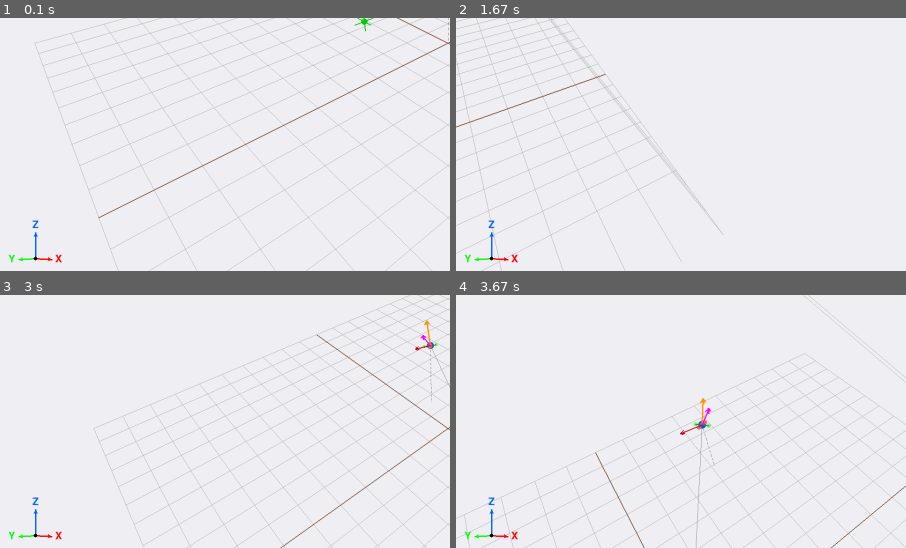
Above: before the commit, frames 1-4 (two rows, left to right).
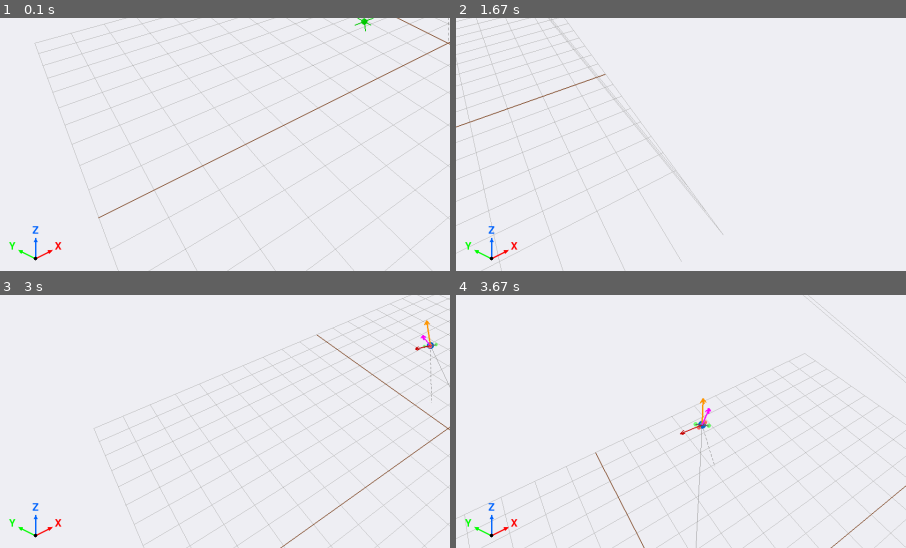
Above: after the commit, the same moments.

Repository: HansDampf37/DroneControl
Game: pygame game, started from examples/demo_pygame_renderer.py
The game is run twice, just before and just after one commit, with the same random seed, the same clock (stepped at 60 frames per second) and the same inputs.
Inputs (mouse positions are % of the whole screen's width and height, from its top left):
- Up to frame 1 (0.1 s): no input
- Up to frame 2 (1.67 s): hold D 0.33-0.8 s; move the mouse to (46, 55) at 0.37 s; hold W 0.83-1.13 s; hold D 1.17-1.63 s; tap Space at 1.23, 1.53 s
- Up to frame 3 (3 s): hold A 1.67-2.2 s; tap Space at 1.73, 2.03, 2.3, 2.63, 2.93 s; hold S 2.23-2.53 s; tap Shift at 2.38 s; hold A 2.57-2.97 s; tap Right Shift at 2.72 s
- Up to frame 4 (3.67 s): hold W 3-3.37 s; tap Space at 3.07, 3.47 s; hold D from 3.4 s (still down); tap Shift at 3.55 s
The pictures show only the part of the screen within x 0-50%, y 45-95%; the shares and areas given below are measured in that part.

The runs differ from the first frame. In frame 1, 0.3% of the frame differs, in the area x 1-14%, y 79-97%; in frame 2, 0.3%; in frame 3, 0.3%; in frame 4, 0.3%.

Commit message:
Refactor camera axis rotation and projection in Pygame renderer; simplify calculations and improve depth sorting

Diff:
--- a/src/drone_env/renderer_pygame.py
+++ b/src/drone_env/renderer_pygame.py
@@ -599,56 +599,40 @@
         y_axis = np.array([0, 1, 0])
         z_axis = np.array([0, 0, 1])
 
-        # Apply camera rotation to axes
-        angle_h_rad = np.deg2rad(self.camera_angle_h)
-        angle_v_rad = np.deg2rad(self.camera_angle_v)
-
-        def rotate_axis(axis):
-            # Rotate around Z axis
-            x_rot = axis[0] * np.cos(angle_h_rad) - axis[1] * np.sin(angle_h_rad)
-            y_rot = axis[0] * np.sin(angle_h_rad) + axis[1] * np.cos(angle_h_rad)
-            z_rot = axis[2]
-
-            # Rotate around X axis
-            y_final = y_rot * np.cos(angle_v_rad) - z_rot * np.sin(angle_v_rad)
-            z_final = y_rot * np.sin(angle_v_rad) + z_rot * np.cos(angle_v_rad)
-
-            return np.array([x_rot, y_final, z_final])
-
-        # Rotate axes
-        x_rotated = rotate_axis(x_axis)
-        y_rotated = rotate_axis(y_axis)
-        z_rotated = rotate_axis(z_axis)
-
-        # Project to 2D (simple orthographic for the indicator)
+        # Get camera basis vectors (these are already correctly oriented)
+        forward, right, up = self._get_camera_vectors()
+
         def project_axis(axis_3d):
+            # Project axis onto camera's right and up vectors (ignoring forward/depth)
+            x_component = np.dot(axis_3d, right)
+            y_component = np.dot(axis_3d, up)
+
             return (
-                int(origin_x + axis_3d[0] * axis_length),
-                int(origin_y - axis_3d[2] * axis_length - axis_3d[1] * axis_length * 0.5)
+                int(origin_x + x_component * axis_length),
+                int(origin_y - y_component * axis_length)
             )
 
-        x_2d = project_axis(x_rotated)
-        y_2d = project_axis(y_rotated)
-        z_2d = project_axis(z_rotated)
-
+        x_2d = project_axis(x_axis)
+        y_2d = project_axis(y_axis)
+        z_2d = project_axis(z_axis)
 
         # Draw axes with labels (draw in order of depth for proper occlusion)
         axes_data = [
-            (x_rotated, x_2d, (255, 0, 0), 'X'),    # Red
-            (y_rotated, y_2d, (0, 255, 0), 'Y'),    # Green
-            (z_rotated, z_2d, (0, 100, 255), 'Z')   # Blue
+            (np.dot(x_axis, forward), x_2d, (255, 0, 0), 'X'),    # Red
+            (np.dot(y_axis, forward), y_2d, (0, 255, 0), 'Y'),    # Green
+            (np.dot(z_axis, forward), z_2d, (0, 100, 255), 'Z')   # Blue
         ]
 
-        # Sort by depth (y component after rotation, negative = further)
-        axes_data.sort(key=lambda a: a[0][1])
+        # Sort by depth (higher forward component = further from camera)
+        axes_data.sort(key=lambda a: a[0])
 
         # Draw axes
-        for axis_3d, axis_2d, color, label in axes_data:
+        for depth, axis_2d, color, label in axes_data:
             # Draw axis line
             pygame.draw.line(self.screen, color, (origin_x, origin_y), axis_2d, 3)
 
             # Draw arrowhead
-            direction = np.array([axis_2d[0] - origin_x, axis_2d[1] - origin_y])
+            direction = np.array([axis_2d[0] - origin_x, axis_2d[1] - origin_y], dtype=float)
             length = np.linalg.norm(direction)
             if length > 0:
                 direction = direction / length
